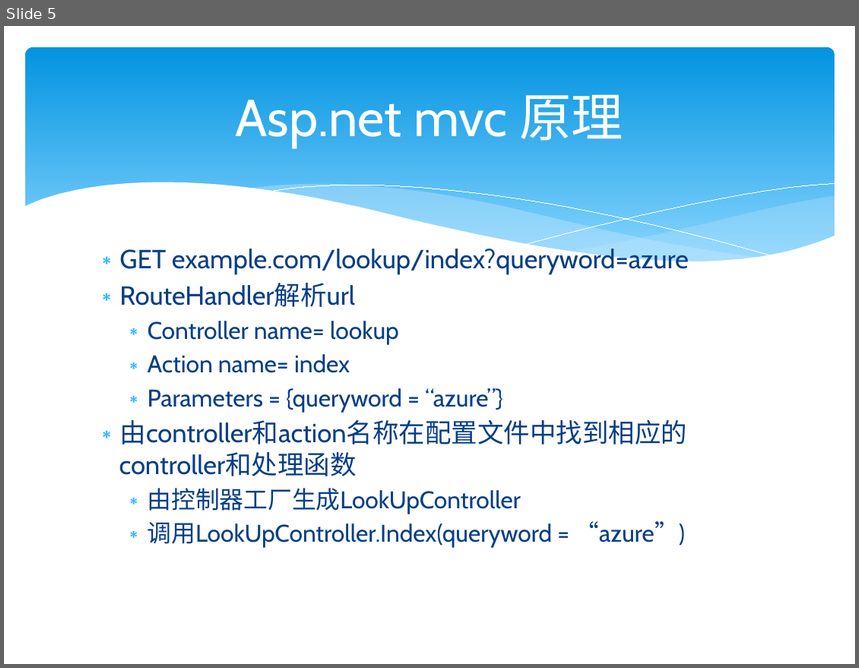
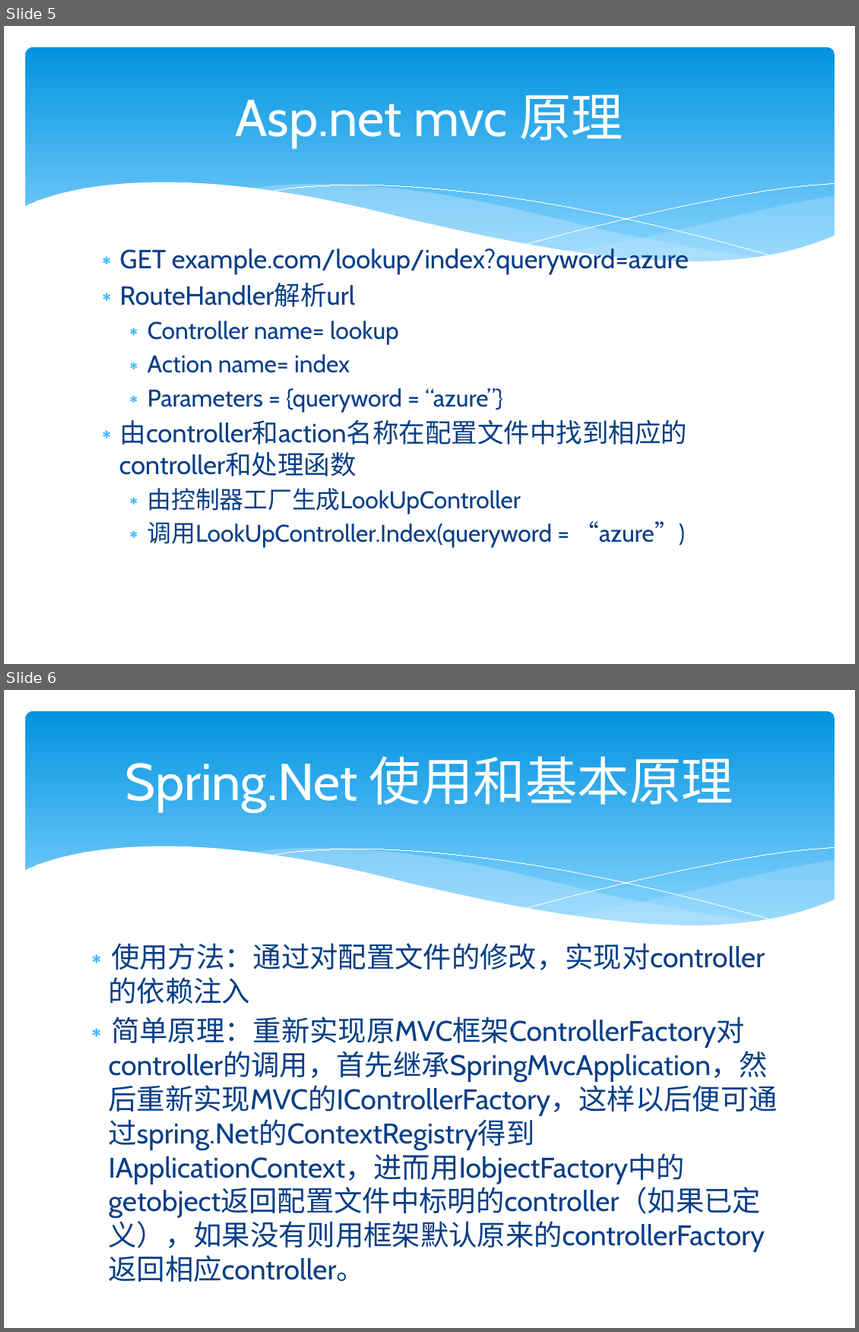
Before and after one commit to yeluolei/englishsns, a slide deck: presentation.pptx. Shown one above the other, each under a label of ours: slide 5 before the commit, slides 5 and 6 after it. The pictures are 859x668 and 859x1332 pixels, drawn with LibreOffice and Linux fonts; fonts in the diff are those of the drawing. Boxes give left, top, right and bottom in pixels: in the first picture for what was removed or moved away, otherwise in the second. Text is boxed around its words. In the diff, an @@ line names an element or a change of style, - is before the commit and + after.

```diff
--- a/presentation.pptx
+++ b/presentation.pptx
@@ slide 6 added at (x1=4, y1=690, x2=855, y2=1328), background #FFFFFF; not listed: 6 template elements that a slide beside it also shows @@
@@ title added at (x1=125, y1=756, x2=734, y2=812), 44 pt, text #FFFFFF @@
+Spring.Net 使用和基本原理
@@ text added at (x1=108, y1=943, x2=778, y2=1282), 24 pt, text #073E87 @@
+∗ 使用方法：通过对配置文件的修改，实现对controller的依赖注入
+∗ 简单原理：重新实现原MVC框架ControllerFactory对controller的调用，首先继承SpringMvcApplication，然后重新实现MVC的IControllerFactory，这样以后便可通过spring.Net的ContextRegistry得到IApplicationContext，进而用IobjectFactory中的getobject返回配置文件中标明的controller（如果已定义），如果没有则用框架默认原来的controllerFactory返回相应controller。
```
